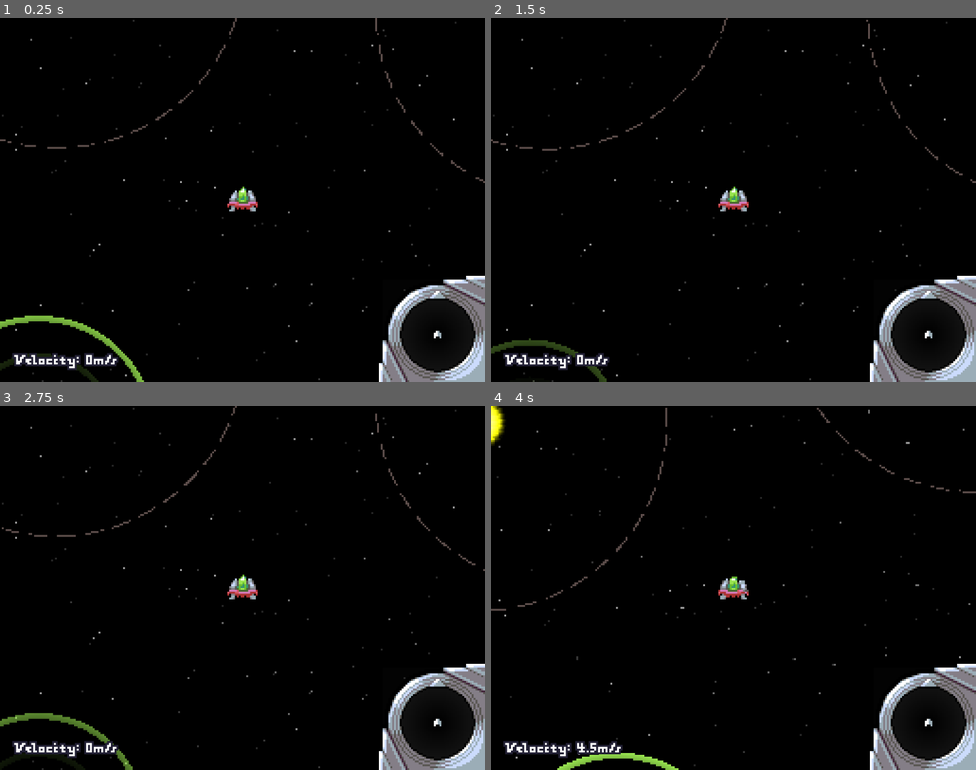
Above: before the commit, frames 1-4 (two rows, left to right).
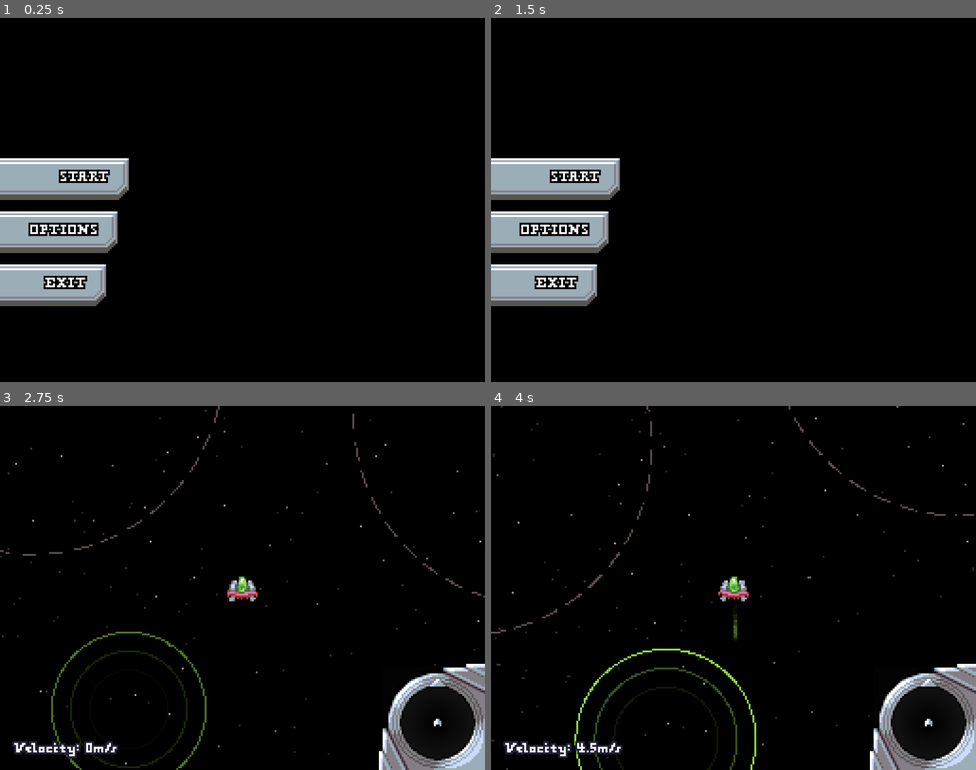
Above: after the commit, the same moments.

Repository: cyps8/CurdleJam34
Game: Godot game, scene res://Nodes/Scenes/root.tscn
Same seed, same stepped clock (60 frames per second), same inputs: the game is played once before the commit and once after it. Before the commit the project starts from res://Nodes/Scenes/game.tscn.
Inputs (mouse positions are in pixels of both pictures, inside the frame that each line leads up to):
- Up to frame 1 (0.25 s): no input
- Up to frame 2 (1.5 s): click (515, 232) at 0.5 s, where only the run after the commit has a clickable "OPTIONS"; click (636, 301) at 1.25 s, where only the run after the commit has a clickable "Back"
- Up to frame 3 (2.75 s): click (33, 566) at 2 s, where only the run after the commit has a clickable "START"
- Up to frame 4 (4 s): hold D (Right) 2.78-3.53 s; hold S (Down) from 3.53 s (still down)

The runs differ from the first frame. In frame 1, 13% of the frame differs, in the area x 0-100%, y 0-100%; in frame 2, 13%; in frame 3, 2.7%; in frame 4, 3.0%.

Commit message:
[+Added] Menus

Diff:
--- a/Nodes/Scenes/game.tscn
+++ b/Nodes/Scenes/game.tscn
@@ -99,7 +99,7 @@
 
 [sub_resource type="ShaderMaterial" id="ShaderMaterial_sd2tb"]
 shader = ExtResource("2_i51pg")
-shader_parameter/radius = 16.0
+shader_parameter/radius = 48.0
 shader_parameter/color = Color(0.6, 0.898039, 0.313726, 1)
 
 [sub_resource type="Gradient" id="Gradient_srx00"]
@@ -109,8 +109,8 @@
 
 [sub_resource type="GradientTexture2D" id="GradientTexture2D_n7u10"]
 gradient = SubResource("Gradient_srx00")
-width = 32
-height = 32
+width = 96
+height = 96
 
 [sub_resource type="ViewportTexture" id="ViewportTexture_rirkk"]
 viewport_path = NodePath("SubView")
@@ -202,7 +202,6 @@
 scaled = 0.25
 
 [node name="Player" type="CharacterBody2D" parent="."]
-position = Vector2(-46, 38)
 motion_mode = 1
 script = ExtResource("3_e6jg0")
 predPointIns = ExtResource("9_b7lgb")
@@ -272,8 +271,7 @@
 
 [node name="Objective" type="Sprite2D" parent="SubView"]
 material = SubResource("ShaderMaterial_sd2tb")
-position = Vector2(-119.015, 131.602)
-scale = Vector2(4, 4)
+position = Vector2(-60, 64)
 texture = SubResource("GradientTexture2D_n7u10")
 
 [node name="BackgroundMan" type="Node2D" parent="SubView" node_paths=PackedStringArray("cam")]
--- /dev/null
+++ b/Nodes/Scenes/menu.tscn
@@ -0,0 +1,79 @@
+[gd_scene load_steps=5 format=3 uid="uid://bw2dcgvu2ljkj"]
+
+[ext_resource type="Script" path="res://Scripts/Menus/MainMenu.gd" id="1_2n7kk"]
+[ext_resource type="Theme" uid="uid://6cgu0y46o3ww" path="res://Resources/Themes/HUD.tres" id="1_246g8"]
+[ext_resource type="Theme" uid="uid://d1cfjy5fdtqnu" path="res://Resources/Themes/RightButton.tres" id="2_xtd00"]
+[ext_resource type="Material" uid="uid://ccy71nrc7dqc4" path="res://Resources/Materials/LabelShader.tres" id="3_w2gxf"]
+
+[node name="Menu" type="Node2D"]
+script = ExtResource("1_2n7kk")
+
+[node name="c" type="Control" parent="."]
+layout_mode = 3
+anchors_preset = 15
+anchor_right = 1.0
+anchor_bottom = 1.0
+grow_horizontal = 2
+grow_vertical = 2
+theme = ExtResource("1_246g8")
+
+[node name="StartButton" type="Button" parent="c"]
+layout_mode = 0
+offset_left = -128.0
+offset_top = 288.0
+offset_right = -26.0
+offset_bottom = 314.0
+scale = Vector2(4, 4)
+theme = ExtResource("2_xtd00")
+
+[node name="Label" type="Label" parent="c/StartButton"]
+material = ExtResource("3_w2gxf")
+layout_mode = 0
+offset_left = 64.0
+offset_top = 8.0
+offset_right = 104.0
+offset_bottom = 24.0
+theme_override_font_sizes/font_size = 8
+text = "START"
+
+[node name="OptionsButton" type="Button" parent="c"]
+layout_mode = 0
+offset_left = -152.0
+offset_top = 400.0
+offset_right = -50.0
+offset_bottom = 426.0
+scale = Vector2(4, 4)
+theme = ExtResource("2_xtd00")
+
+[node name="Label" type="Label" parent="c/OptionsButton"]
+material = ExtResource("3_w2gxf")
+layout_mode = 0
+offset_left = 54.0
+offset_top = 8.0
+offset_right = 94.0
+offset_bottom = 24.0
+theme_override_font_sizes/font_size = 8
+text = "OPTIONS"
+
+[node name="ExitButton" type="Button" parent="c"]
+layout_mode = 0
+offset_left = -176.0
+offset_top = 512.0
+offset_right = -74.0
+offset_bottom = 538.0
+scale = Vector2(4, 4)
+theme = ExtResource("2_xtd00")
+
+[node name="Label" type="Label" parent="c/ExitButton"]
+material = ExtResource("3_w2gxf")
+layout_mode = 0
+offset_left = 68.0
+offset_top = 8.0
+offset_right = 108.0
+offset_bottom = 24.0
+theme_override_font_sizes/font_size = 8
+text = "EXIT"
+
+[connection signal="pressed" from="c/StartButton" to="." method="StartPressed"]
+[connection signal="pressed" from="c/OptionsButton" to="." method="OptionsPressed"]
+[connection signal="pressed" from="c/ExitButton" to="." method="ExitPressed"]
--- /dev/null
+++ b/Nodes/Scenes/root.tscn
@@ -0,0 +1,108 @@
+[gd_scene load_steps=9 format=3 uid="uid://rfwb7grbpfi8"]
+
+[ext_resource type="Script" path="res://Scripts/Root.gd" id="1_wiumh"]
+[ext_resource type="Theme" uid="uid://6cgu0y46o3ww" path="res://Resources/Themes/HUD.tres" id="2_2rssi"]
+[ext_resource type="Script" path="res://Scripts/Menus/Options.gd" id="2_1384m"]
+[ext_resource type="PackedScene" uid="uid://2lifl5c0bvhp" path="res://Nodes/Scenes/game.tscn" id="2_d784k"]
+[ext_resource type="PackedScene" uid="uid://bw2dcgvu2ljkj" path="res://Nodes/Scenes/menu.tscn" id="3_xdpoc"]
+[ext_resource type="Shader" path="res://Scripts/Shaders/Font.gdshader" id="4_b66jo"]
+[ext_resource type="Material" uid="uid://ccy71nrc7dqc4" path="res://Resources/Materials/LabelShader.tres" id="7_2ajh1"]
+
+[sub_resource type="ShaderMaterial" id="ShaderMaterial_moxx4"]
+shader = ExtResource("4_b66jo")
+shader_parameter/color = null
+
+[node name="Root" type="Node"]
+script = ExtResource("1_wiumh")
+gameScene = ExtResource("2_d784k")
+menuScene = ExtResource("3_xdpoc")
+
+[node name="OptionsMenu" type="CanvasLayer" parent="."]
+layer = 10
+script = ExtResource("2_1384m")
+
+[node name="c" type="Control" parent="OptionsMenu"]
+layout_mode = 3
+anchors_preset = 15
+anchor_right = 1.0
+anchor_bottom = 1.0
+grow_horizontal = 2
+grow_vertical = 2
+theme = ExtResource("2_2rssi")
+
+[node name="Shade" type="ColorRect" parent="OptionsMenu/c"]
+layout_mode = 1
+anchors_preset = 15
+anchor_right = 1.0
+anchor_bottom = 1.0
+grow_horizontal = 2
+grow_vertical = 2
+color = Color(0, 0, 0, 0.34902)
+
+[node name="Panel" type="Panel" parent="OptionsMenu/c"]
+layout_mode = 1
+anchors_preset = 8
+anchor_left = 0.5
+anchor_top = 0.5
+anchor_right = 0.5
+anchor_bottom = 0.5
+offset_left = -320.0
+offset_top = -320.0
+offset_right = -160.0
+offset_bottom = -176.0
+grow_horizontal = 2
+grow_vertical = 2
+scale = Vector2(4, 4)
+
+[node name="BackButton" type="Button" parent="OptionsMenu/c/Panel"]
+layout_mode = 0
+offset_left = -2.0
+offset_top = 122.0
+offset_right = 62.0
+offset_bottom = 147.0
+
+[node name="Label" type="Label" parent="OptionsMenu/c/Panel/BackButton"]
+material = SubResource("ShaderMaterial_moxx4")
+layout_mode = 0
+offset_left = 12.0
+offset_top = 4.0
+offset_right = 52.0
+offset_bottom = 20.0
+theme_override_font_sizes/font_size = 8
+text = "Back"
+horizontal_alignment = 1
+vertical_alignment = 1
+
+[node name="LoadingScreen" type="CanvasLayer" parent="."]
+layer = 100
+visible = false
+
+[node name="c" type="Control" parent="LoadingScreen"]
+layout_mode = 3
+anchors_preset = 15
+anchor_right = 1.0
+anchor_bottom = 1.0
+grow_horizontal = 2
+grow_vertical = 2
+theme = ExtResource("2_2rssi")
+
+[node name="Black" type="ColorRect" parent="LoadingScreen/c"]
+layout_mode = 1
+anchors_preset = 15
+anchor_right = 1.0
+anchor_bottom = 1.0
+grow_horizontal = 2
+grow_vertical = 2
+color = Color(0, 0, 0, 1)
+
+[node name="Label" type="Label" parent="LoadingScreen/c/Black"]
+material = ExtResource("7_2ajh1")
+layout_mode = 0
+offset_left = 16.0
+offset_top = 696.0
+offset_right = 114.0
+offset_bottom = 719.0
+scale = Vector2(4, 4)
+text = "LOAADING..."
+
+[connection signal="pressed" from="OptionsMenu/c/Panel/BackButton" to="OptionsMenu" method="BackPressed"]
--- /dev/null
+++ b/Resources/Materials/LabelShader.tres
@@ -0,0 +1,7 @@
+[gd_resource type="ShaderMaterial" load_steps=2 format=3 uid="uid://ccy71nrc7dqc4"]
+
+[ext_resource type="Shader" path="res://Scripts/Shaders/Font.gdshader" id="1_nkgw2"]
+
+[resource]
+shader = ExtResource("1_nkgw2")
+shader_parameter/color = Color(0, 0, 0, 1)
--- a/Resources/Themes/HUD.tres
+++ b/Resources/Themes/HUD.tres
@@ -1,7 +1,33 @@
-[gd_resource type="Theme" load_steps=4 format=3 uid="uid://6cgu0y46o3ww"]
+[gd_resource type="Theme" load_steps=11 format=3 uid="uid://6cgu0y46o3ww"]
 
 [ext_resource type="Texture2D" uid="uid://oyuy2r7flhx8" path="res://Assets/Art/UI/panel.png" id="1_abbjb"]
+[ext_resource type="Texture2D" uid="uid://ctt1385ex5sy3" path="res://Assets/Art/UI/buttons/space_button_1_hover_L.png" id="1_yefk8"]
 [ext_resource type="FontFile" uid="uid://dytqykwcre0ys" path="res://Assets/Font/Space Game no outline.ttf" id="2_an33n"]
+[ext_resource type="Texture2D" uid="uid://dxbtyo0ndrfv2" path="res://Assets/Art/UI/buttons/space_button_1_normal_L.png" id="2_jf8mu"]
+[ext_resource type="Texture2D" uid="uid://b4oud2g13vosd" path="res://Assets/Art/UI/buttons/space_button_1_pressed_hover_L.png" id="3_2w6hy"]
+
+[sub_resource type="StyleBoxEmpty" id="StyleBoxEmpty_ij2xn"]
+
+[sub_resource type="StyleBoxTexture" id="StyleBoxTexture_k8um1"]
+texture = ExtResource("1_yefk8")
+texture_margin_left = 10.0
+texture_margin_top = 6.0
+texture_margin_right = 6.0
+texture_margin_bottom = 11.0
+
+[sub_resource type="StyleBoxTexture" id="StyleBoxTexture_bksdc"]
+texture = ExtResource("2_jf8mu")
+texture_margin_left = 10.0
+texture_margin_top = 6.0
+texture_margin_right = 6.0
+texture_margin_bottom = 11.0
+
+[sub_resource type="StyleBoxTexture" id="StyleBoxTexture_lig43"]
+texture = ExtResource("3_2w6hy")
+texture_margin_left = 10.0
+texture_margin_top = 6.0
+texture_margin_right = 6.0
+texture_margin_bottom = 11.0
 
 [sub_resource type="StyleBoxTexture" id="StyleBoxTexture_frwr5"]
 texture = ExtResource("1_abbjb")
@@ -12,6 +38,10 @@
 
 [resource]
 default_font = ExtResource("2_an33n")
+Button/styles/focus = SubResource("StyleBoxEmpty_ij2xn")
+Button/styles/hover = SubResource("StyleBoxTexture_k8um1")
+Button/styles/normal = SubResource("StyleBoxTexture_bksdc")
+Button/styles/pressed = SubResource("StyleBoxTexture_lig43")
 Label/colors/font_outline_color = Color(0, 0, 0, 1)
 Label/constants/outline_size = 4
 Panel/styles/panel = SubResource("StyleBoxTexture_frwr5")
--- /dev/null
+++ b/Resources/Themes/RightButton.tres
@@ -0,0 +1,34 @@
+[gd_resource type="Theme" load_steps=8 format=3 uid="uid://d1cfjy5fdtqnu"]
+
+[ext_resource type="Texture2D" uid="uid://0gm42unwf5qh" path="res://Assets/Art/UI/buttons/space_button_1_hover_R.png" id="1_kvrnj"]
+[ext_resource type="Texture2D" uid="uid://cprwguet84vua" path="res://Assets/Art/UI/buttons/space_button_1_normal_R.png" id="2_q0cv0"]
+[ext_resource type="Texture2D" uid="uid://b6e4p8nejebrv" path="res://Assets/Art/UI/buttons/space_button_1_pressed_hover_R.png" id="3_uvvts"]
+
+[sub_resource type="StyleBoxEmpty" id="StyleBoxEmpty_hffgj"]
+
+[sub_resource type="StyleBoxTexture" id="StyleBoxTexture_hwmch"]
+texture = ExtResource("1_kvrnj")
+texture_margin_left = 6.0
+texture_margin_top = 6.0
+texture_margin_right = 10.0
+texture_margin_bottom = 11.0
+
+[sub_resource type="StyleBoxTexture" id="StyleBoxTexture_c5mdx"]
+texture = ExtResource("2_q0cv0")
+texture_margin_left = 6.0
+texture_margin_top = 6.0
+texture_margin_right = 10.0
+texture_margin_bottom = 11.0
+
+[sub_resource type="StyleBoxTexture" id="StyleBoxTexture_52cqn"]
+texture = ExtResource("3_uvvts")
+texture_margin_left = 6.0
+texture_margin_top = 6.0
+texture_margin_right = 10.0
+texture_margin_bottom = 11.0
+
+[resource]
+Button/styles/focus = SubResource("StyleBoxEmpty_hffgj")
+Button/styles/hover = SubResource("StyleBoxTexture_hwmch")
+Button/styles/normal = SubResource("StyleBoxTexture_c5mdx")
+Button/styles/pressed = SubResource("StyleBoxTexture_52cqn")
--- a/Scripts/Game/Player.gd
+++ b/Scripts/Game/Player.gd
@@ -20,13 +20,13 @@
 	fire = $PlayerSprite/Fire
 	playerSprite.scale = Vector2.ONE
 
-	for _i in range(10):
+	for _i in range(100):
 		var predPoint = predPointIns.instantiate()
 		predPoint.position = Vector2.ZERO
 		predPoints.append(predPoint)
 		playerSprite.add_child(predPoint)
 		predPoint.z_index = -1
-		predPoint.modulate = Color(1, 1, 1, (10.0 - _i) / 10.0)
+		predPoint.modulate = Color(1, 1, 1, (100.0 - _i) / 100.0)
 
 	remove_child(playerSprite)
 	SubView.ins.add_child(playerSprite)
--- /dev/null
+++ b/Scripts/Menus/MainMenu.gd
@@ -0,0 +1,10 @@
+extends Node2D
+
+func StartPressed():
+	Root.ins.ChangeScene(Root.Scene.GAME)
+
+func OptionsPressed():
+	Root.ins.OpenOptionsMenu()
+
+func ExitPressed():
+	get_tree().quit()
--- /dev/null
+++ b/Scripts/Menus/Options.gd
@@ -0,0 +1,6 @@
+extends CanvasLayer
+
+class_name Options
+
+func BackPressed():
+	Root.ins.CloseOptionsMenu()
--- /dev/null
+++ b/Scripts/Root.gd
@@ -0,0 +1,81 @@
+extends Node
+
+class_name Root
+static var ins: Root
+
+@export var skipMenu: bool = false
+
+@export var gameScene: PackedScene
+@export var menuScene: PackedScene
+
+enum Scene{
+	MAINMENU,
+	GAME
+}
+
+var optionsRef: Options
+var optionsOpen: bool = false
+
+var loadingScreenRef: CanvasLayer
+
+var currentSceneNode: Node = null
+var currentPackedScene: PackedScene
+var currentScene: Scene = Scene.GAME
+
+var loading = false
+var loadingDelay: float = 0
+
+func _ready():
+	optionsRef = $OptionsMenu
+	optionsRef.visible = true
+	remove_child(optionsRef)
+
+	loadingScreenRef = $LoadingScreen
+	loadingScreenRef.visible = true
+	remove_child(loadingScreenRef)
+
+	ins = self
+	ChangeScene(Scene.MAINMENU)
+
+func ChangeScene(newScene: Scene):
+	if currentScene == newScene:
+		return
+
+	if currentSceneNode != null:
+		currentSceneNode.queue_free()
+
+	if newScene == Scene.MAINMENU:
+		currentPackedScene = menuScene
+	elif newScene == Scene.GAME:
+		currentPackedScene = gameScene
+
+	add_child(loadingScreenRef)
+
+	loadingDelay = 0
+
+	ResourceLoader.load_threaded_request(currentPackedScene.resource_path)
+	loading = true
+
+	currentScene = newScene
+
+func OpenOptionsMenu():
+	add_child(optionsRef)
+	optionsOpen = true
+
+func CloseOptionsMenu():
+	remove_child(optionsRef)
+	optionsOpen = false
+
+func _process(_delta):
+	loadingDelay -= _delta
+	if !loading || loadingDelay > 0:
+		return
+
+	if ResourceLoader.load_threaded_get_status(currentPackedScene.resource_path) == ResourceLoader.THREAD_LOAD_LOADED:
+		loading = false
+		currentSceneNode = currentPackedScene.instantiate()
+		add_child(currentSceneNode)
+		HideLoadingScreen()
+
+func HideLoadingScreen():
+	remove_child(loadingScreenRef)
--- a/Scripts/Shaders/Objective.gdshader
+++ b/Scripts/Shaders/Objective.gdshader
@@ -10,9 +10,9 @@
 	vec2 diff = vec2(radius, radius) - point;
 	float dist = (diff.x * diff.x) + (diff.y * diff.y);
 	// Ranges
-	vec2 r1 = vec2(0.0+mod(TIME, 2.0)*2.5, 0.8+mod(TIME, 2.0)*2.5);
-	vec2 r2 = vec2(5.0+mod(TIME, 2.0)*2.5, 5.8+mod(TIME, 2.0)*2.5);
-	vec2 r3 = vec2(10.0+mod(TIME, 2.0)*2.5, 10.8+mod(TIME, 2.0)*2.5);
+	vec2 r1 = vec2(0.0+mod(TIME, 4.0)*2.5, 1.0+mod(TIME, 4.0)*2.5);
+	vec2 r2 = vec2(10.0+mod(TIME, 4.0)*2.5, 11.0+mod(TIME, 4.0)*2.5);
+	vec2 r3 = vec2(20.0+mod(TIME, 4.0)*2.5, 21.0+mod(TIME, 4.0)*2.5);
 	if (
 		dist < (radius-r1.x) * (radius-r1.x) && dist > (radius-r1.y) * (radius-r1.y) ||
 		dist < (radius-r2.x) * (radius-r2.x) && dist > (radius-r2.y) * (radius-r2.y) ||
--- /dev/null
+++ b/default_bus_layout.tres
@@ -0,0 +1,15 @@
+[gd_resource type="AudioBusLayout" format=3 uid="uid://bssujx3el0vgy"]
+
+[resource]
+bus/1/name = &"Music"
+bus/1/solo = false
+bus/1/mute = false
+bus/1/bypass_fx = false
+bus/1/volume_db = 0.0
+bus/1/send = &"Master"
+bus/2/name = &"SFx"
+bus/2/solo = false
+bus/2/mute = false
+bus/2/bypass_fx = false
+bus/2/volume_db = 0.0
+bus/2/send = &"Master"
--- a/project.godot
+++ b/project.godot
@@ -11,7 +11,7 @@
 [application]
 
 config/name="Curdle Jam 34"
-run/main_scene="res://Nodes/Scenes/game.tscn"
+run/main_scene="res://Nodes/Scenes/root.tscn"
 config/features=PackedStringArray("4.2", "GL Compatibility")
 config/icon="res://Assets/Art/Objects/ship.png"
 
Not shown, added: Assets/Art/UI/buttons/space_button_1_hover_L.png.import
Not shown, added: Assets/Art/UI/buttons/space_button_1_hover_R.png.import
Not shown, added: Assets/Art/UI/buttons/space_button_1_normal_L.png.import
Not shown, added: Assets/Art/UI/buttons/space_button_1_normal_R.png.import
Not shown, added: Assets/Art/UI/buttons/space_button_1_pressed_L.png.import
Not shown, added: Assets/Art/UI/buttons/space_button_1_pressed_R.png.import
Not shown, added: Assets/Art/UI/buttons/space_button_1_pressed_hover_L.png.import
Not shown, added: Assets/Art/UI/buttons/space_button_1_pressed_hover_R.png.import
